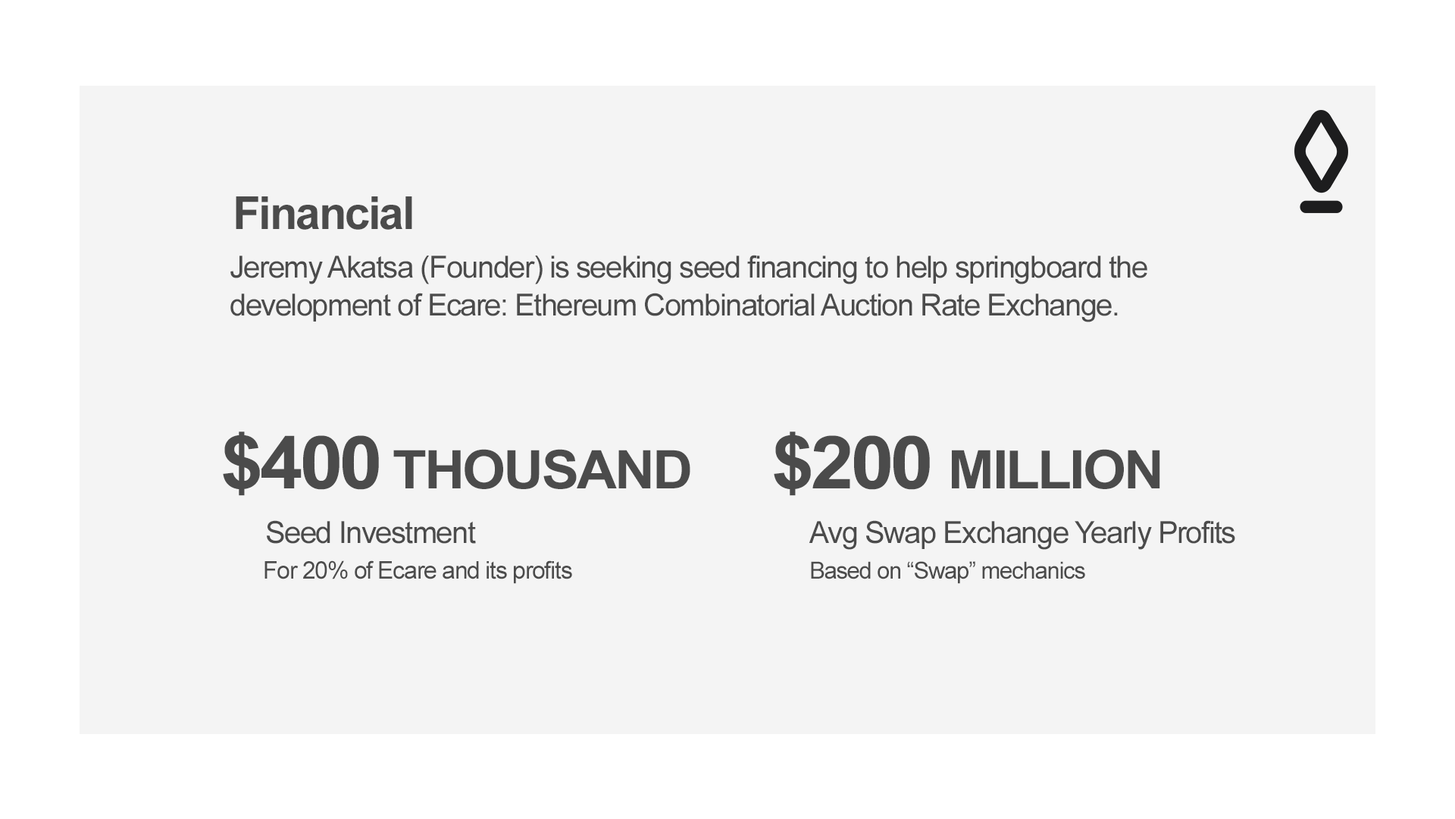
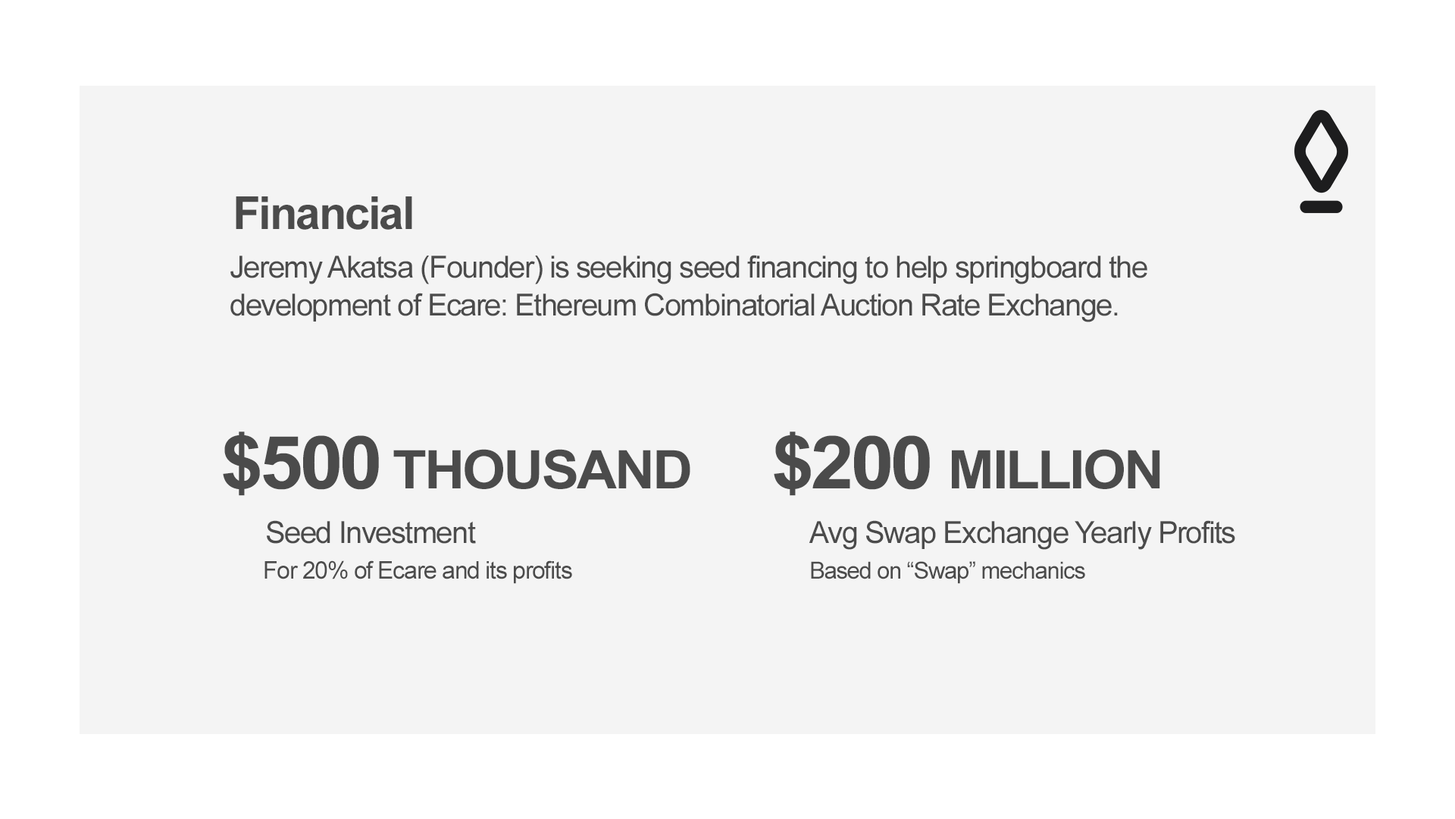
Two versions of the same layered image (1455×819). Layer-by-layer changes:
renamed "$400 THOUSAND" to "$500 THOUSAND", painted on it over [left=261, top=435, right=302, bottom=490]
